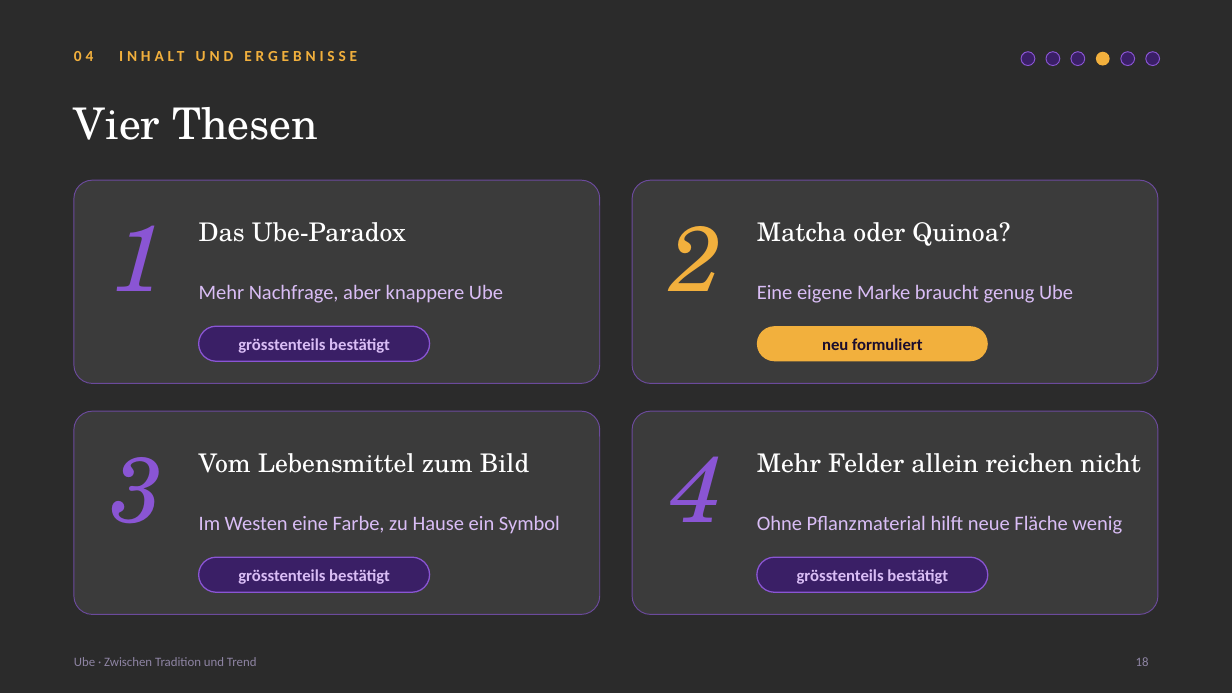
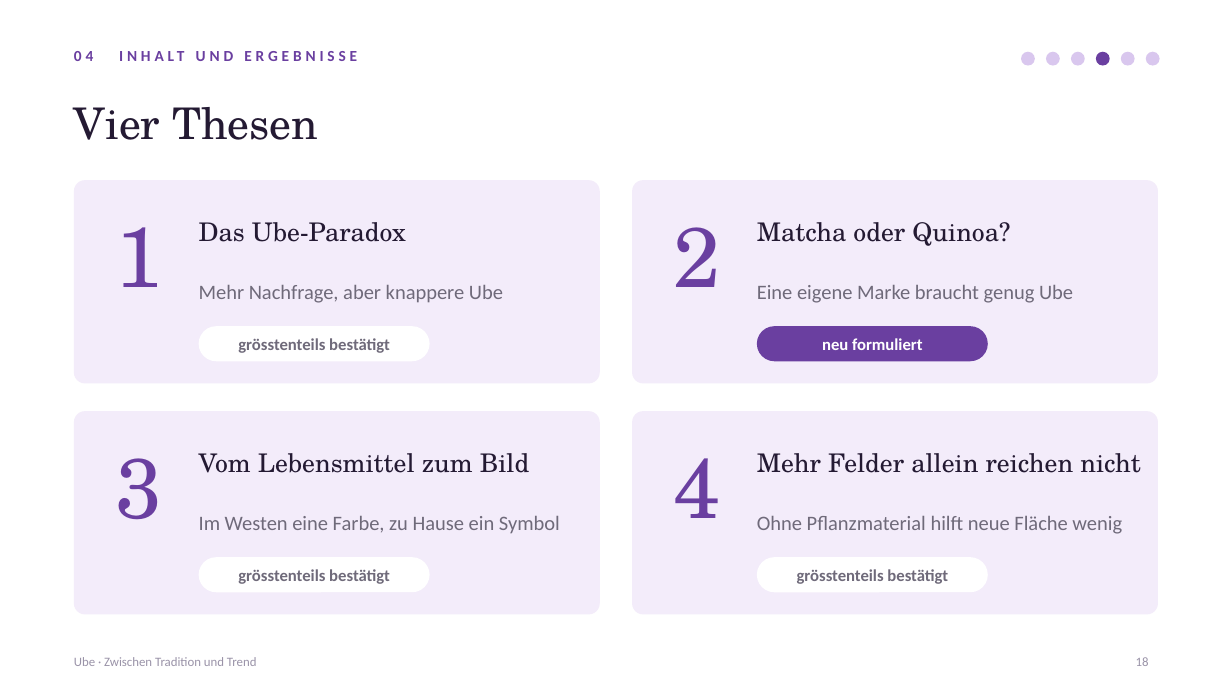
Before and after one commit to aezripeglow-collab/Ube-Sachbuch-Maturaarbeit, a slide deck: slide 18 of Ube Sachbuch Maturaarbeit/08 Präsentation/Ube_Maturapraesentation.pptx. Drawn at 1232x693 pixels with LibreOffice and Linux fonts; fonts in the diff are those of the drawing; background and template pictures are left out; a plain dark background stands for a picture behind light text. Boxes give left, top, right and bottom in pixels: in the first picture for what was removed or moved away, otherwise in the second. Text is boxed around its words. In the diff, an @@ line names an element or a change of style, - is before the commit and + after.

```diff
--- a/Ube Sachbuch Maturaarbeit/08 Präsentation/Ube_Maturapraesentation.pptx
+++ b/Ube Sachbuch Maturaarbeit/08 Präsentation/Ube_Maturapraesentation.pptx
@@ background picture (left out) to #FFFFFF @@
@@ text "04 INHALT UND ERGEBNISSE" at <box>74,51,93,61</box>: text colour #F2B03D to #6A3FA0 @@
@@ ellipse at <box>1096,52,1110,66</box>: fill #F2B03D to #6A3FA0 @@
@@ fill #3A1F66 to #D9C7EE; outline #8A55D4 0.75 pt to none in 5 elements at <box>1021,52,1035,66</box>, <box>1046,52,1060,66</box>, <box>1071,52,1085,66</box>, <box>1121,52,1135,66</box>, <box>1146,52,1160,66</box> @@
@@ fill #FFFFFF at 8% opacity to #F3ECFA; outline #6B4A9C 0.75 pt to none; proportions changed in 4 elements at <box>632,180,1158,384</box>, <box>74,411,600,615</box>, <box>632,411,1158,615</box>, <box>74,180,600,384</box> @@
@@ text "2" at <box>673,227,720,287</box>: size 72 to 66 pt, text colour #F2B03D to #6A3FA0, italic off @@
@@ text "neu formuliert" at <box>822,338,923,350</box>: text colour #1B0D2E to #FFFFFF @@
@@ rounded rectangle at <box>757,326,988,361</box>: fill #F2B03D to #6A3FA0 @@
@@ size 72 to 66 pt, text colour #8A55D4 to #6A3FA0, italic off in 3 elements at <box>115,227,162,287</box>, <box>115,458,162,520</box>, <box>673,458,720,518</box> @@
@@ text colour #FFFFFF to #241A33 in 5 elements at <box>74,107,318,140</box>, <box>199,222,406,242</box>, <box>757,222,1010,246</box>, <box>199,453,529,473</box>, <box>757,453,1140,473</box> @@
@@ text colour #D9BDF5 to #6F6A7A in 7 elements at <box>199,285,503,303</box>, <box>238,338,390,353</box>, <box>757,285,1073,303</box>, <box>199,516,560,533</box>, <box>238,569,390,584</box>, <box>757,516,1122,534</box>, <box>797,569,948,584</box> @@
@@ fill #3A1F66 to #FFFFFF; outline #8A55D4 1 pt to none in 3 elements at <box>199,326,430,361</box>, <box>199,557,430,592</box>, <box>757,557,988,592</box> @@
@@ text "Ube · Zwischen Tradition und ..." at <box>74,657,257,666</box>: text colour #8E84A3 to #9A93A8 @@
@@ page number at <box>1136,657,1149,666</box>: text colour #8E84A3 to #9A93A8 @@
```
Also in this commit, not shown: 24 other slides changed, 3 other files.
